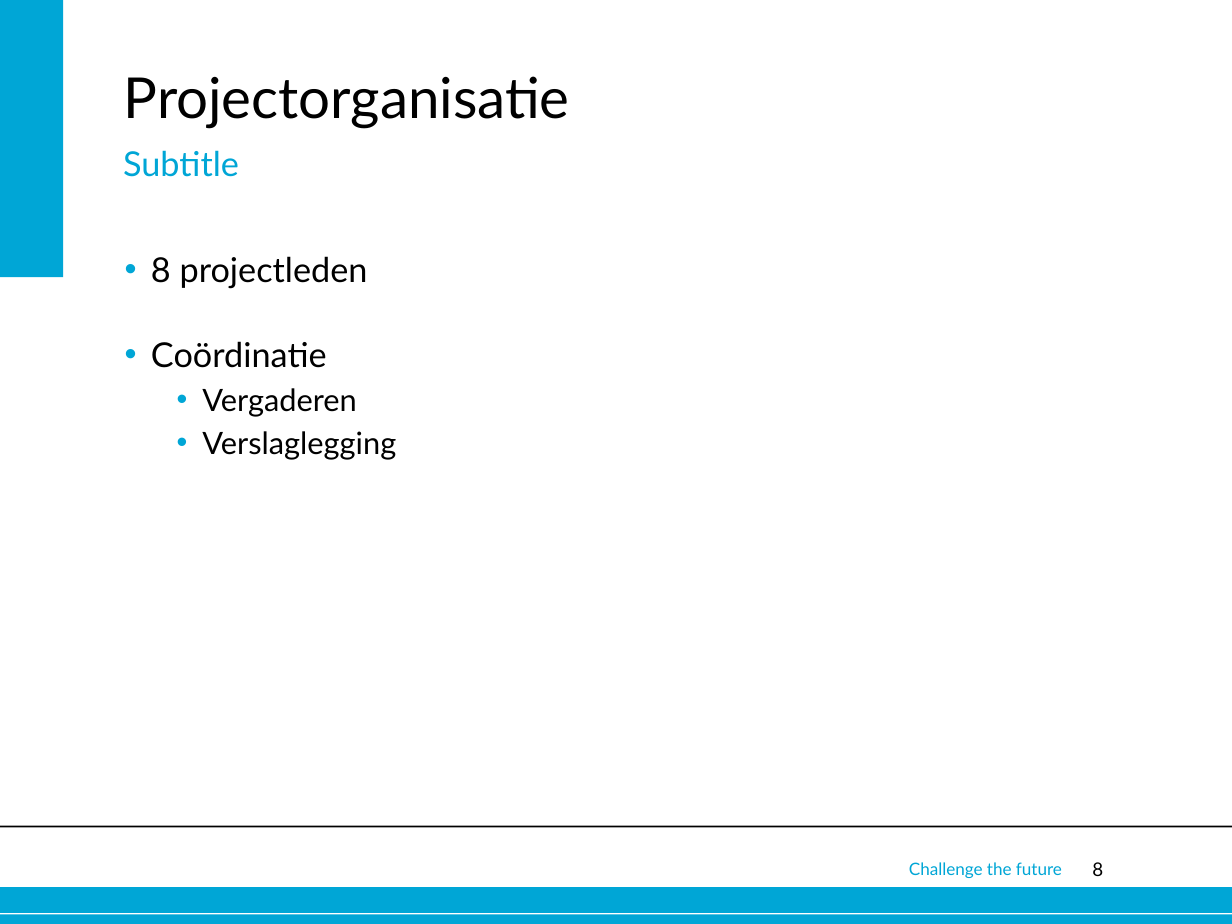
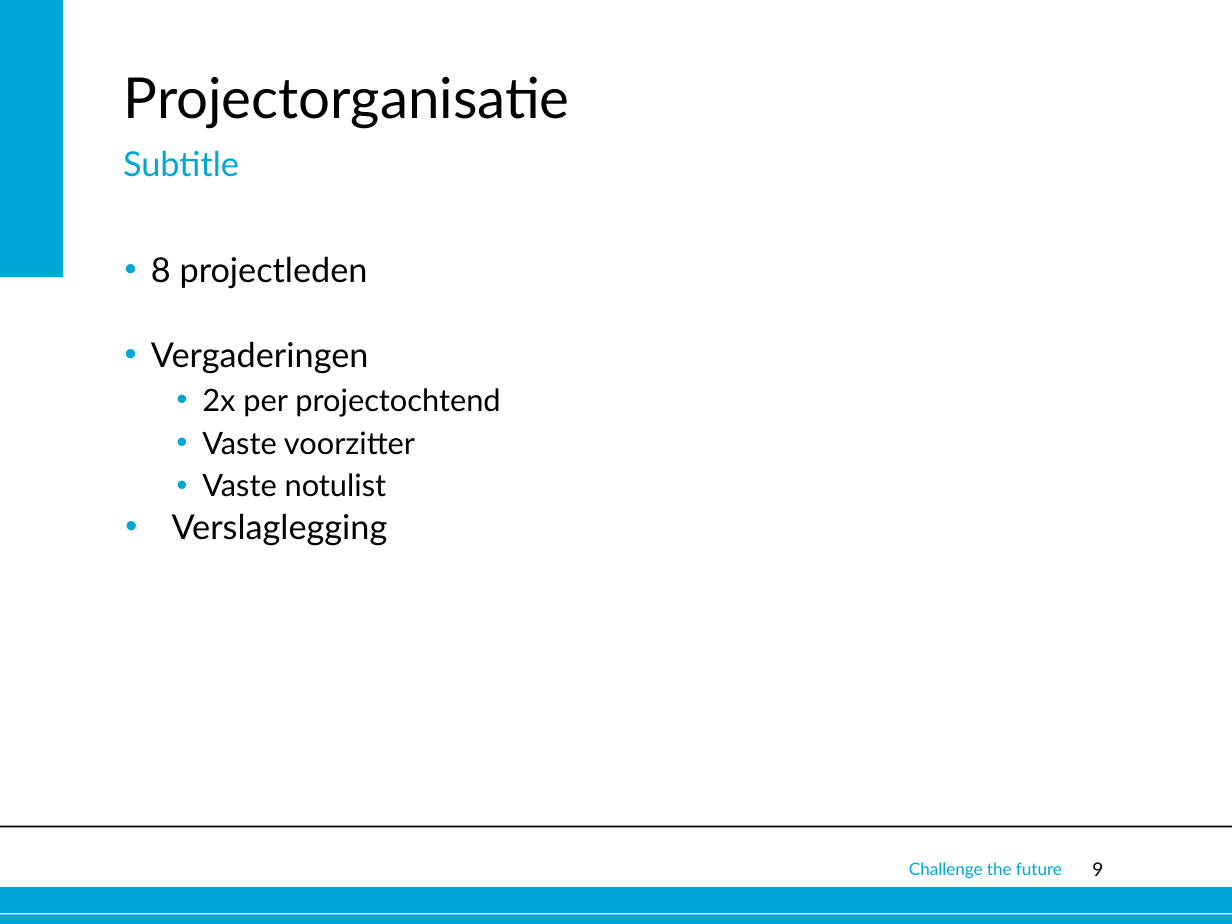
Before and after one commit to Alex-Oudsen/EPO-3, a slide deck: slide 9 of Plan van Aanpak/Corporate_presentation_online.pptx (slide 8 before the commit). Drawn at 1232x924 pixels with LibreOffice and Linux fonts; fonts in the diff are those of the drawing; background and template pictures are left out. Boxes give left, top, right and bottom in pixels: in the first picture for what was removed or moved away, otherwise in the second. Text is boxed around its words. In the diff, an @@ line names an element or a change of style, - is before the commit and + after.

Commit message:
ppt

```diff
--- a/Plan van Aanpak/Corporate_presentation_online.pptx
+++ b/Plan van Aanpak/Corporate_presentation_online.pptx
@@ text at (x1=151, y1=341, x2=500, y2=497): text changed; size 20 to 18 pt @@
-• Coördinatie
-  • Vergaderen
+• Vergaderingen
+  • 2x per projectochtend
+  • Vaste voorzitter
+  • Vaste notulist
@@ text at (x1=172, y1=513, x2=388, y2=545): size 18 to 20 pt in "Verslaglegging"; list level 2 to 1 in "Verslaglegging" @@
@@ page number at (x1=1092, y1=862, x2=1103, y2=876): text changed @@
-8
+9
```
Also in this commit, not shown: 3 other slides changed, 1 slide added.
